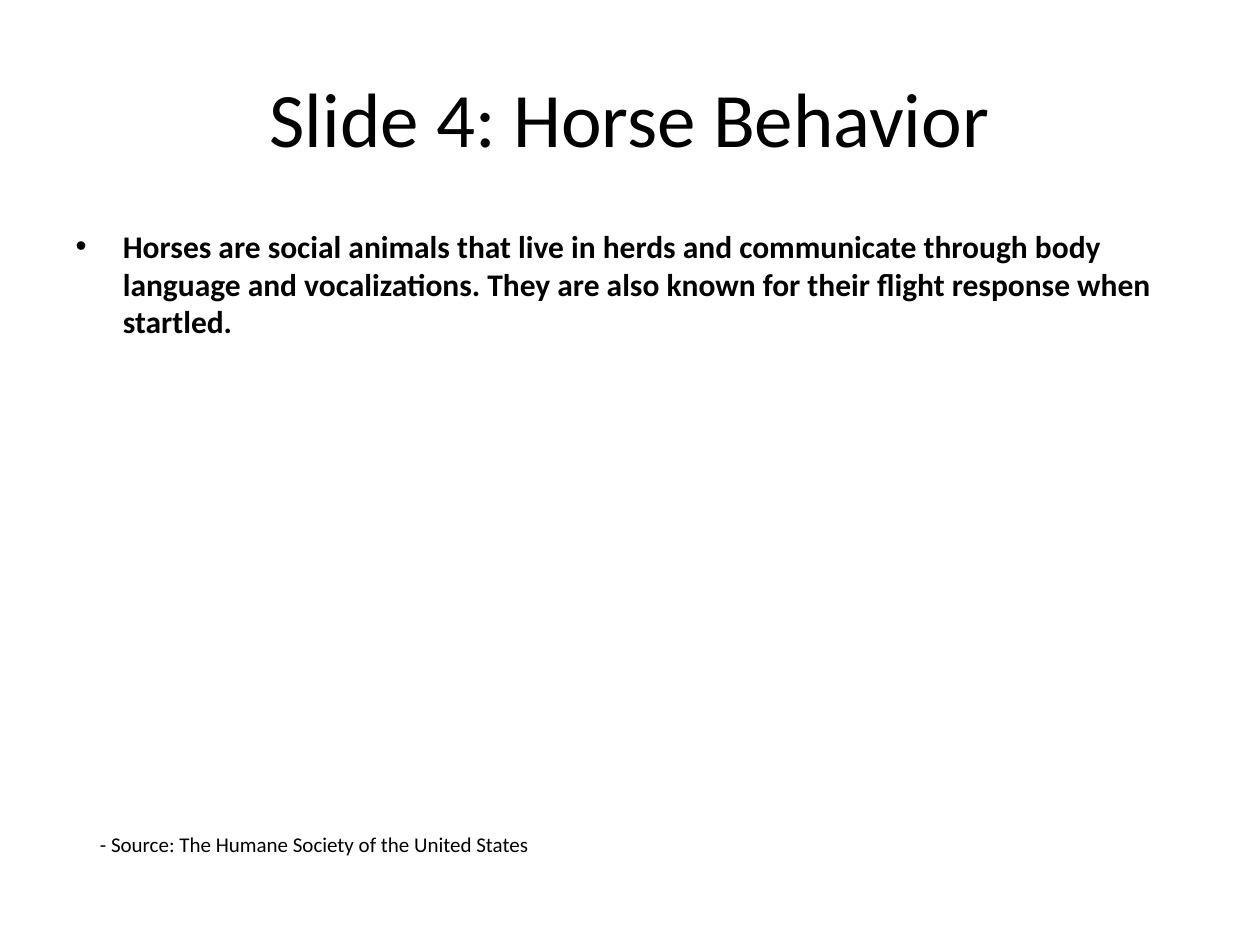
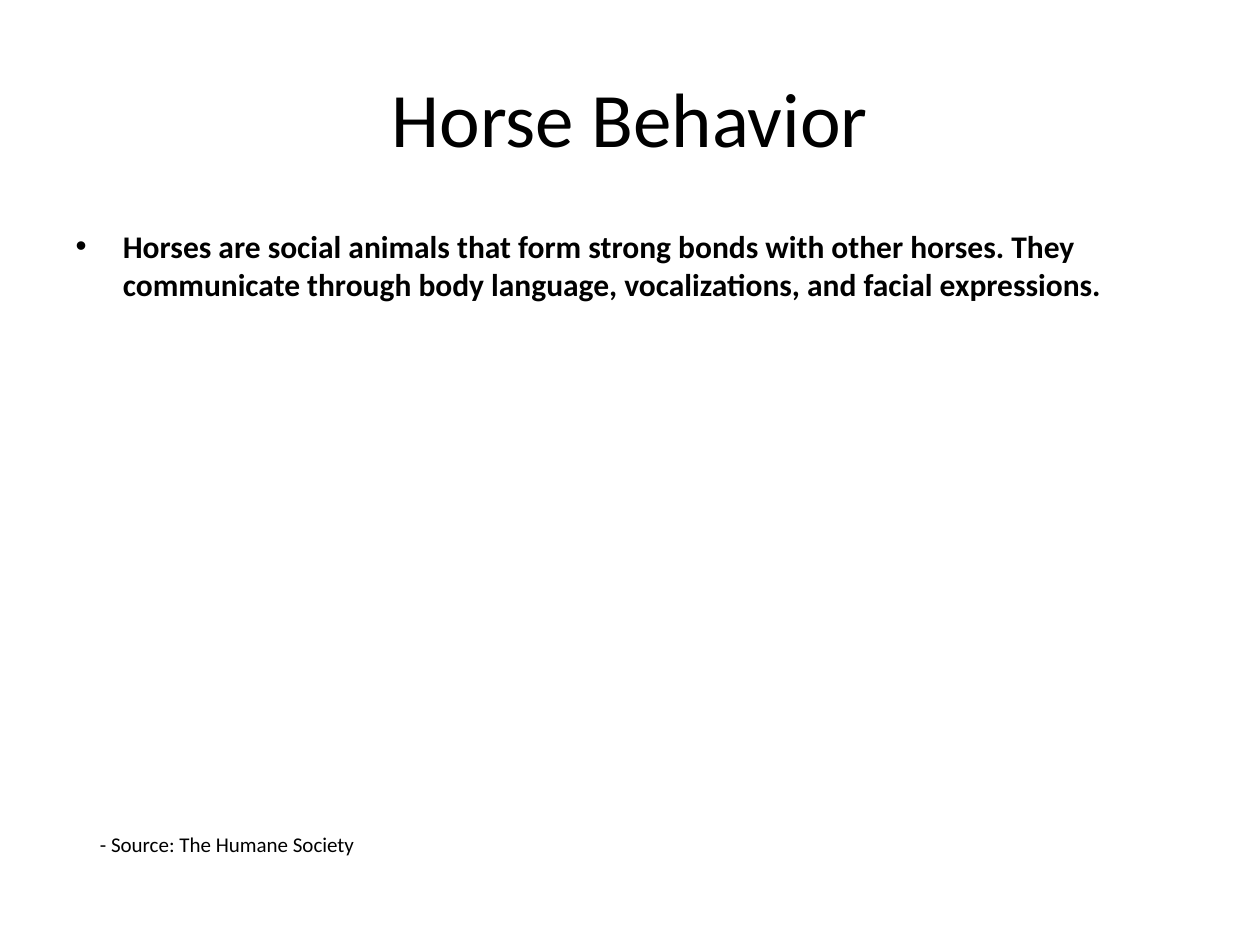
Before and after one commit to infrasvc-magang/test, a slide deck: slide 5 of backend/project/PPTX/Horse_presentation.pptx. Drawn at 1260x945 pixels with LibreOffice and Linux fonts; fonts in the diff are those of the drawing. Boxes give left, top, right and bottom in pixels: in the first picture for what was removed or moved away, otherwise in the second. Text is boxed around its words. In the diff, an @@ line names an element or a change of style, - is before the commit and + after.

```diff
--- a/backend/project/PPTX/Horse_presentation.pptx
+++ b/backend/project/PPTX/Horse_presentation.pptx
@@ title at [392, 93, 868, 148]: text changed @@
-Slide 4: Horse Behavior
+Horse Behavior
@@ text at [123, 236, 1101, 302]: text changed @@
-• Horses are social animals that live in herds and communicate through body language and vocalizations. They are also known for their flight response when startled.
+• Horses are social animals that form strong bonds with other horses. They communicate through body language, vocalizations, and facial expressions.
@@ text at [111, 837, 354, 856]: text changed @@
-- Source: The Humane Society of the United States
+- Source: The Humane Society
```
Also in this commit, not shown: 9 other slides changed, 7 other files.
